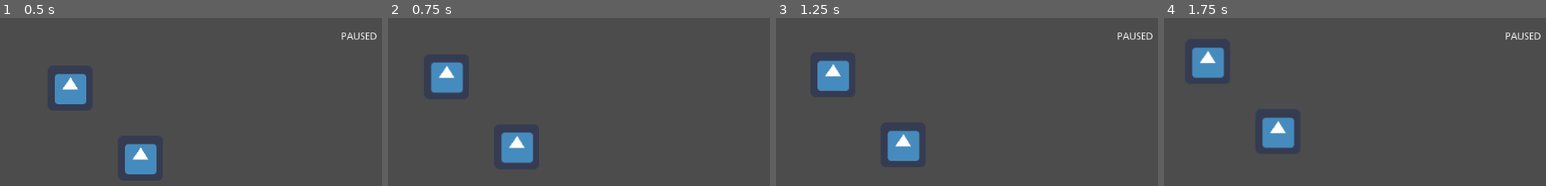
Above: before the commit, frames 1-4 (left to right).
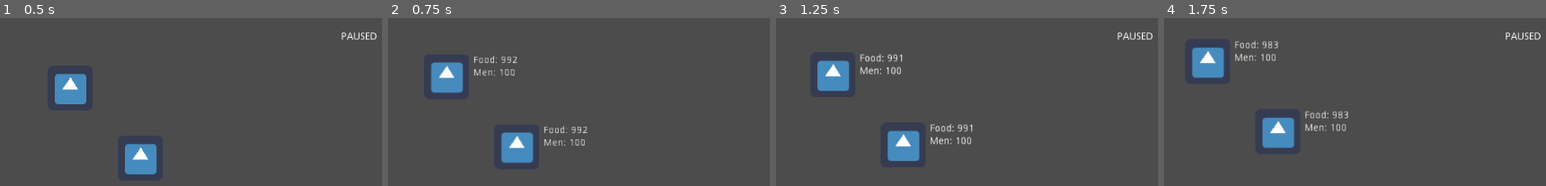
Above: after the commit, the same moments.

Repository: The-Churrosaur/Fimbulvinter-HAGJ-4
Game: Godot game, scene res://main.tscn
Same seed, same stepped clock (60 frames per second), same inputs: the game is played once before the commit and once after it. The engine's default icon, where the game draws it, is replaced by a stand-in: a white triangle on a blue panel in a dark square.
Inputs (mouse positions are in pixels of both pictures, inside the frame that each line leads up to):
- Up to frame 1 (0.5 s): no input
- Up to frame 2 (0.75 s): tap Enter (ui_accept) at 0.5 s; move the mouse to (456, 88) at 0.52 s; click (456, 88) at 0.67 s
- Up to frame 3 (1.25 s): tap Enter (ui_accept) at 0.77 s
- Up to frame 4 (1.75 s): tap Enter (ui_accept) at 1.25, 1.52 s; move the mouse to (1290, 145) at 1.27 s; click (1290, 145) at 1.42 s

Frame 1 is identical in both runs. In frame 2, 0.7% of the frame differs, in the area x 22-53%, y 22-76%; in frame 3, 1.0%, in the area x 22-52%, y 21-76%; in frame 4, 0.9%.

Commit message:
armies eat food

Diff:
--- a/armies/army_base.gd
+++ b/armies/army_base.gd
@@ -2,11 +2,18 @@
 extends KinematicBody2D
 
 export var population : int = 100
+export var grain : float = 1000
+export var consumption_rate : float = 0.3 # grain per person per second
 
 onready var select_area = $SelectionArea
 onready var level = get_node("/root/LevelManager").current_level
 onready var hud_controller = level.hud_controller
 onready var map_manager = level.map_manager
+
+# temp hud elements
+onready var food_label = $VBoxContainer/FoodLabel
+onready var pop_label = $VBoxContainer/PopLabel
+onready var starve_label = $VBoxContainer/StarveLabel
 
 # assigned on birth by army manager
 var army_id : int
@@ -17,12 +24,17 @@
 var target : Vector2 = global_position
 var position_error = 5 # pixels from target
 
+# hunger
+
+var starving = false
+
 func _ready():
 	select_area.connect("input_event", self, "on_select_input_event")
 
 func _physics_process(delta):
 	if !map_manager.is_paused:
 		move(delta)
+		consume_grain(delta)
 
 func move(delta):
 	var facing = target - global_position
@@ -31,6 +43,18 @@
 	var movement = facing.normalized() * velocity * delta
 	move_and_collide(movement)
 
+func consume_grain(delta):
+	var amount = population * consumption_rate * delta
+	grain -= amount
+	if grain <= 0:
+		grain = 0
+		starving = true
+		starve_label.visible = true
+	else:
+		starve_label.visible = false
+	food_label.text = "Food: " + String(int(grain))
+	pop_label.text = "Men: " + String(population)
+
 func on_select_input_event(viewport, event, shape_idx):
 	if event.is_action_pressed("ui_lmb"):
 		hud_controller.on_army_selected(self)
--- a/armies/army_base.tscn
+++ b/armies/army_base.tscn
@@ -21,3 +21,28 @@
 
 [node name="CollisionShape2D" type="CollisionShape2D" parent="SelectionArea"]
 shape = SubResource( 1 )
+
+[node name="VBoxContainer" type="VBoxContainer" parent="."]
+margin_left = 37.8323
+margin_top = -29.5916
+margin_right = 77.8323
+margin_bottom = 10.4084
+__meta__ = {
+"_edit_use_anchors_": false
+}
+
+[node name="FoodLabel" type="Label" parent="VBoxContainer"]
+margin_right = 40.0
+margin_bottom = 14.0
+
+[node name="PopLabel" type="Label" parent="VBoxContainer"]
+margin_top = 18.0
+margin_right = 40.0
+margin_bottom = 32.0
+
+[node name="StarveLabel" type="Label" parent="VBoxContainer"]
+visible = false
+margin_top = 36.0
+margin_right = 64.0
+margin_bottom = 50.0
+text = "STARVING"
--- a/map/hud_controller.tscn
+++ b/map/hud_controller.tscn
@@ -5,6 +5,7 @@
 [node name="HudController" type="Control"]
 anchor_right = 1.0
 anchor_bottom = 1.0
+mouse_filter = 2
 script = ExtResource( 1 )
 __meta__ = {
 "_edit_use_anchors_": false
@@ -15,6 +16,7 @@
 [node name="MarginContainer" type="MarginContainer" parent="HUD"]
 anchor_right = 1.0
 anchor_bottom = 1.0
+mouse_filter = 2
 custom_constants/margin_right = 0
 custom_constants/margin_top = 20
 __meta__ = {
@@ -25,10 +27,12 @@
 margin_top = 20.0
 margin_right = 1024.0
 margin_bottom = 600.0
+mouse_filter = 2
 
 [node name="CenterContainer" type="CenterContainer" parent="HUD/MarginContainer/VBoxContainer"]
 margin_right = 1024.0
 margin_bottom = 14.0
+mouse_filter = 2
 
 [node name="PausedLabel" type="Label" parent="HUD/MarginContainer/VBoxContainer/CenterContainer"]
 margin_left = 486.0
